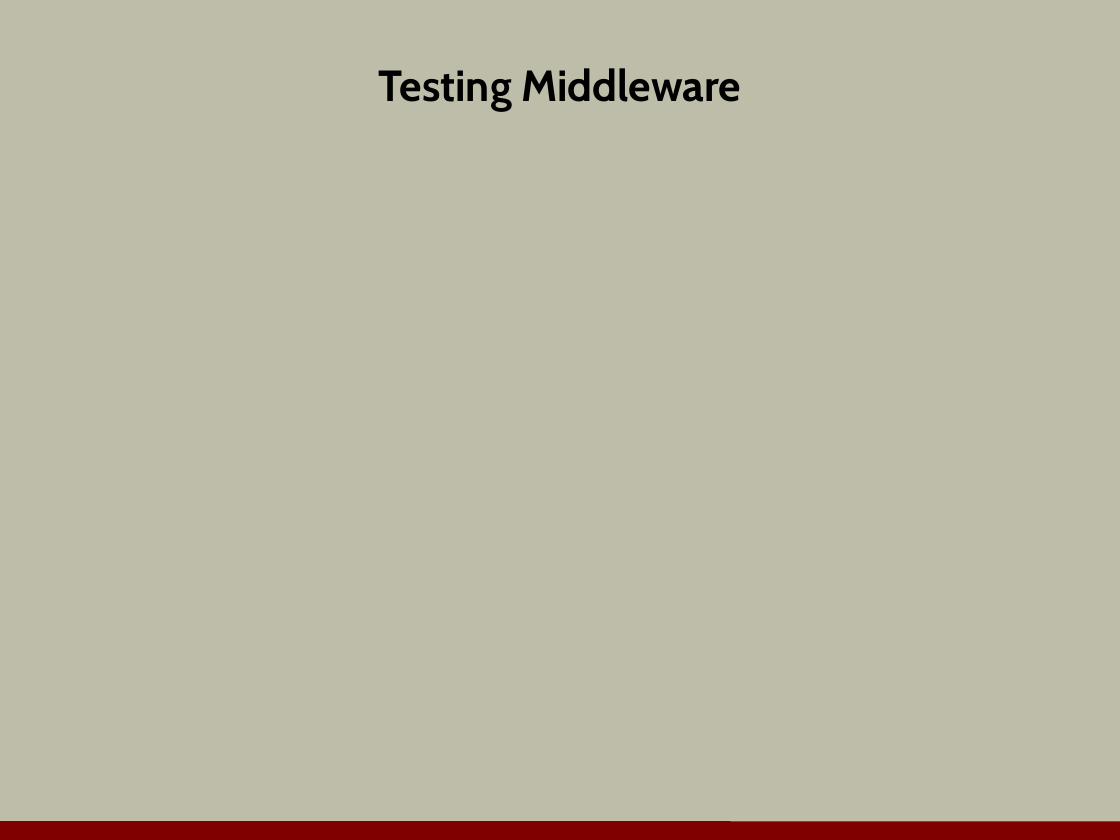
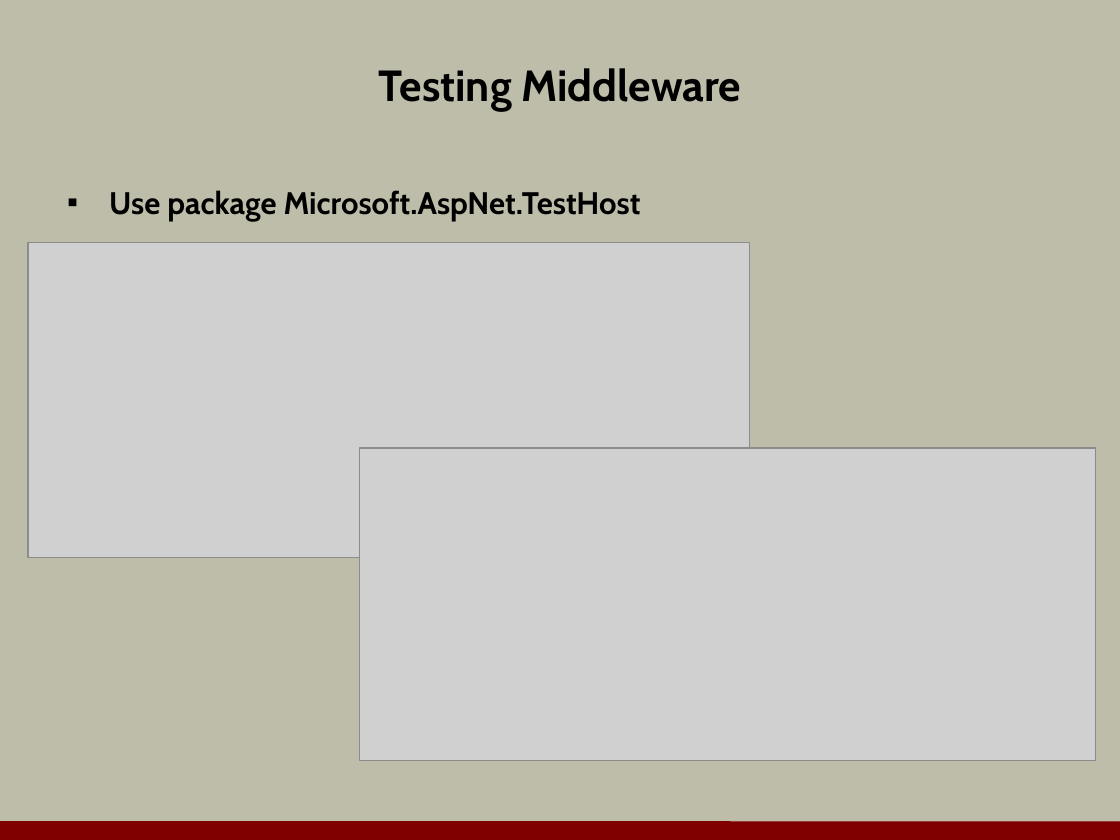
Before and after one commit to OdeToCode/classes, a slide deck: slide 31 of aspnet5/slides/a1_middleware.pptx (slide 29 before the commit). Drawn at 1120x840 pixels with LibreOffice and Linux fonts; fonts in the diff are those of the drawing; grey boxes stand for pictures; background and template pictures are left out. Boxes give left, top, right and bottom in pixels: in the first picture for what was removed or moved away, otherwise in the second. Text is boxed around its words. In the diff, an @@ line names an element or a change of style, - is before the commit and + after.

Commit message:
middleware slides complete

```diff
--- a/aspnet5/slides/a1_middleware.pptx
+++ b/aspnet5/slides/a1_middleware.pptx
@@ text added at <box>109,190,641,221</box>, 20 pt, text #000000, bold @@
+▪ Use package Microsoft.AspNet.TestHost
@@ picture added at <box>28,243,750,558</box> @@
@@ picture added at <box>360,448,1095,760</box> @@
```
Also in this commit, not shown: 1 other slide changed, 11 slides added, 4 slides removed.
